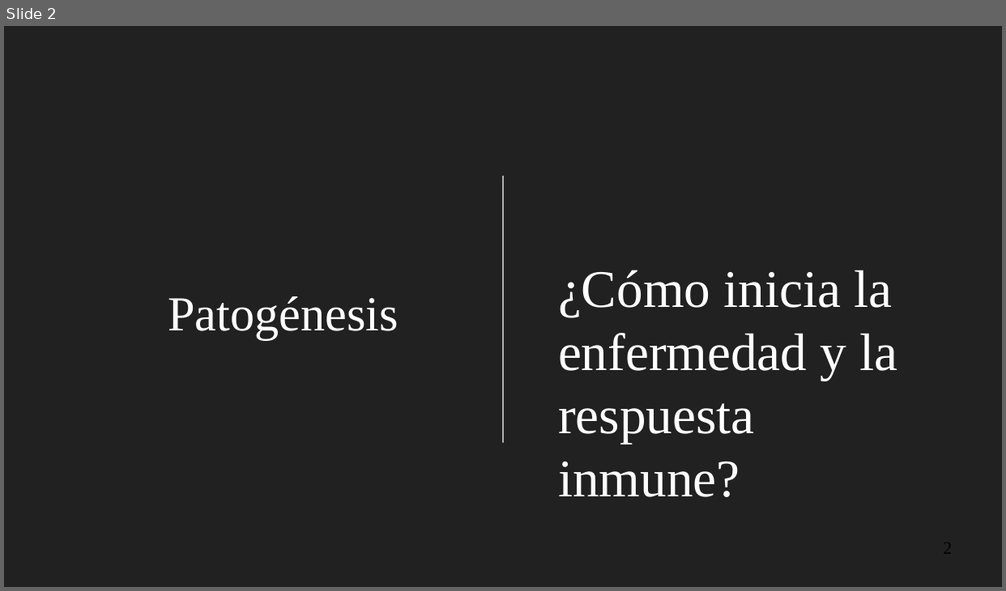
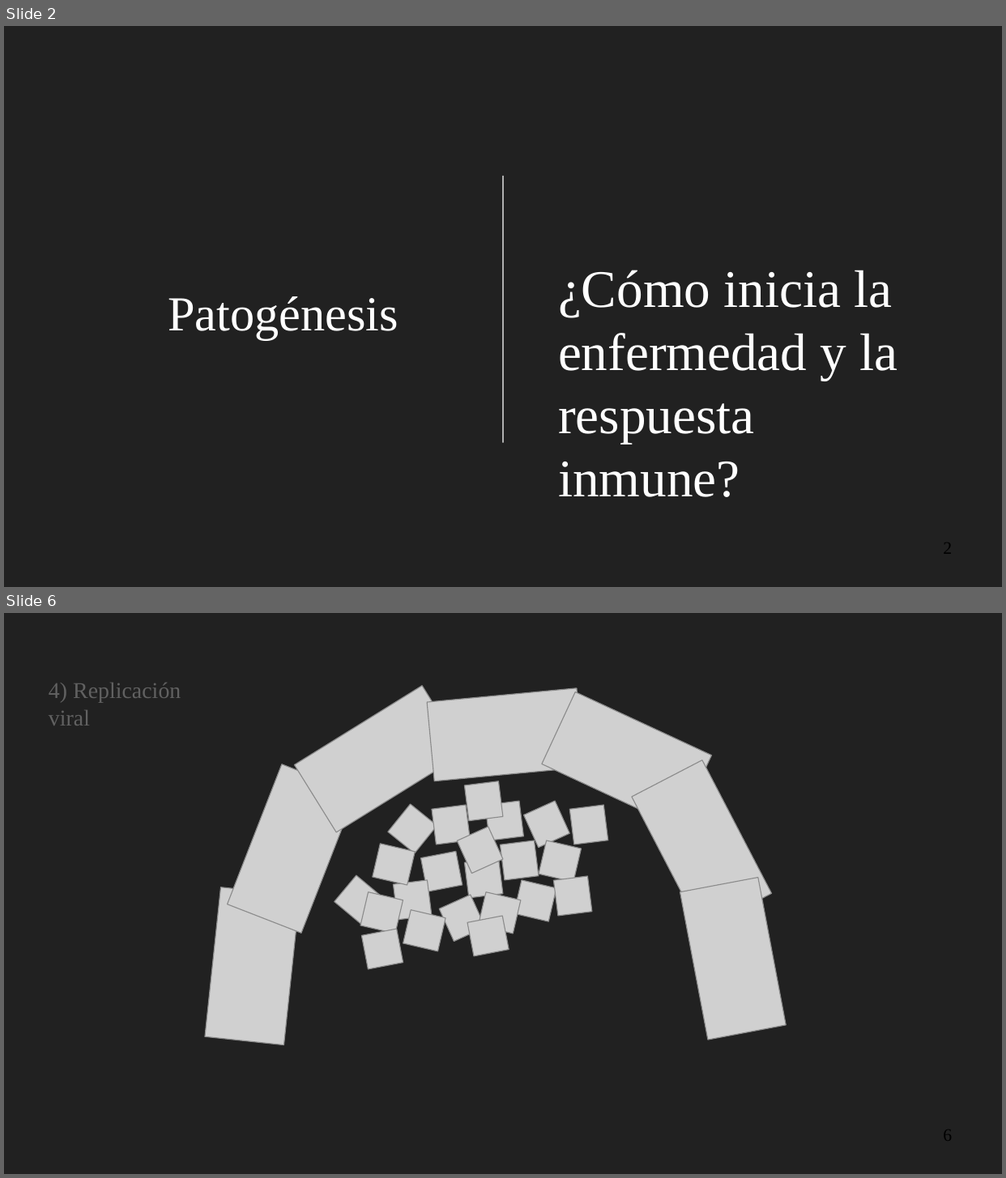
Before and after one commit to gerardommc/Medicina-Cons, a slide deck: Inmuno_III.odp. Shown one above the other, each under a label of ours: slide 2 before the commit, slides 2 and 6 after it; the slides between them are not shown. The pictures are 1006x591 and 1006x1178 pixels, drawn with LibreOffice and Linux fonts; fonts in the diff are those of the drawing; grey boxes stand for pictures. Boxes give left, top, right and bottom in pixels: in the first picture for what was removed or moved away, otherwise in the second. Text is boxed around its words. In the diff, an @@ line names an element or a change of style, - is before the commit and + after.

```diff
--- a/Inmuno_III.odp
+++ b/Inmuno_III.odp
@@ slide 6 added at (x1=4, y1=613, x2=1002, y2=1174), background #212121 @@
@@ text added at (x1=49, y1=683, x2=181, y2=726), 18 pt, text #616161 @@
+4) Replicación viral
@@ picture added at (x1=294, y1=685, x2=464, y2=833) @@
@@ picture added at (x1=427, y1=688, x2=584, y2=781) @@
@@ picture added at (x1=542, y1=692, x2=712, y2=828) @@
@@ picture added at (x1=228, y1=764, x2=356, y2=934) @@
@@ picture added at (x1=464, y1=781, x2=503, y2=821) @@
@@ picture added at (x1=632, y1=760, x2=772, y2=931) @@
@@ picture added at (x1=387, y1=804, x2=437, y2=853) @@
@@ picture added at (x1=432, y1=805, x2=470, y2=845) @@
@@ picture added at (x1=485, y1=802, x2=523, y2=841) @@
@@ picture added at (x1=524, y1=802, x2=570, y2=848) @@
@@ picture added at (x1=569, y1=805, x2=607, y2=845) @@
@@ picture added at (x1=457, y1=827, x2=503, y2=874) @@
@@ picture added at (x1=373, y1=844, x2=415, y2=885) @@
@@ picture added at (x1=421, y1=852, x2=462, y2=892) @@
@@ picture added at (x1=501, y1=841, x2=539, y2=879) @@
@@ picture added at (x1=539, y1=841, x2=581, y2=882) @@
@@ picture added at (x1=334, y1=875, x2=383, y2=925) @@
@@ picture added at (x1=464, y1=858, x2=503, y2=898) @@
@@ picture added at (x1=554, y1=877, x2=592, y2=916) @@
@@ picture added at (x1=680, y1=878, x2=786, y2=1040) @@
@@ picture added at (x1=205, y1=888, x2=300, y2=1046) @@
@@ picture added at (x1=361, y1=892, x2=403, y2=934) @@
@@ picture added at (x1=393, y1=880, x2=431, y2=920) @@
@@ picture added at (x1=439, y1=895, x2=484, y2=941) @@
@@ picture added at (x1=479, y1=892, x2=521, y2=934) @@
@@ picture added at (x1=514, y1=880, x2=556, y2=922) @@
@@ picture added at (x1=403, y1=910, x2=445, y2=952) @@
@@ picture added at (x1=467, y1=916, x2=509, y2=956) @@
@@ picture added at (x1=361, y1=929, x2=403, y2=969) @@
```
Also in this commit, not shown: 1 slide changed, 4 other slides added.
